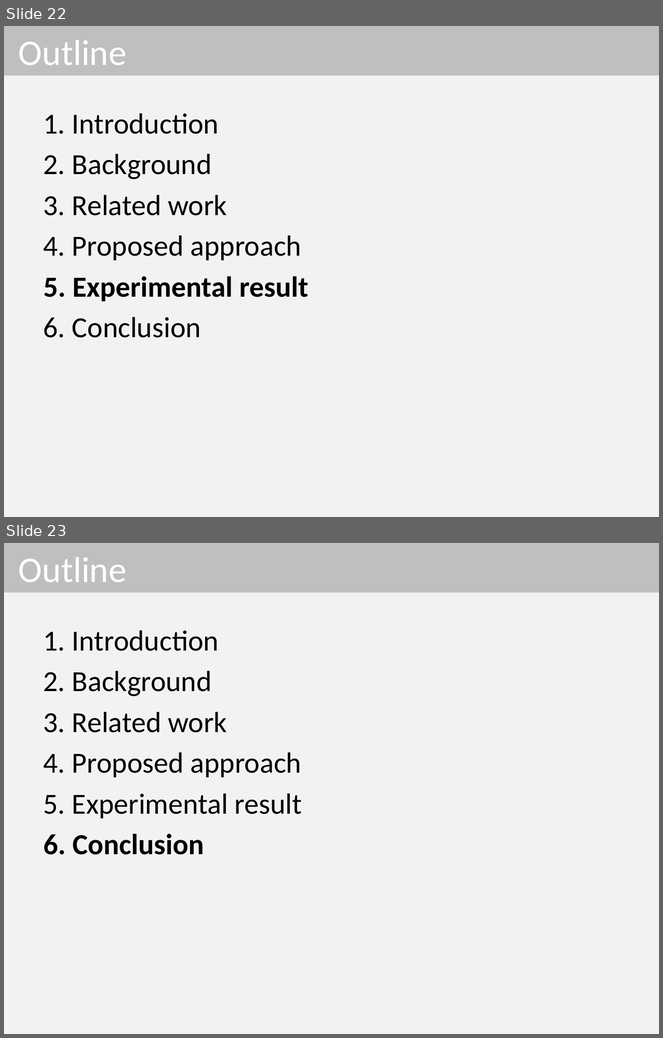
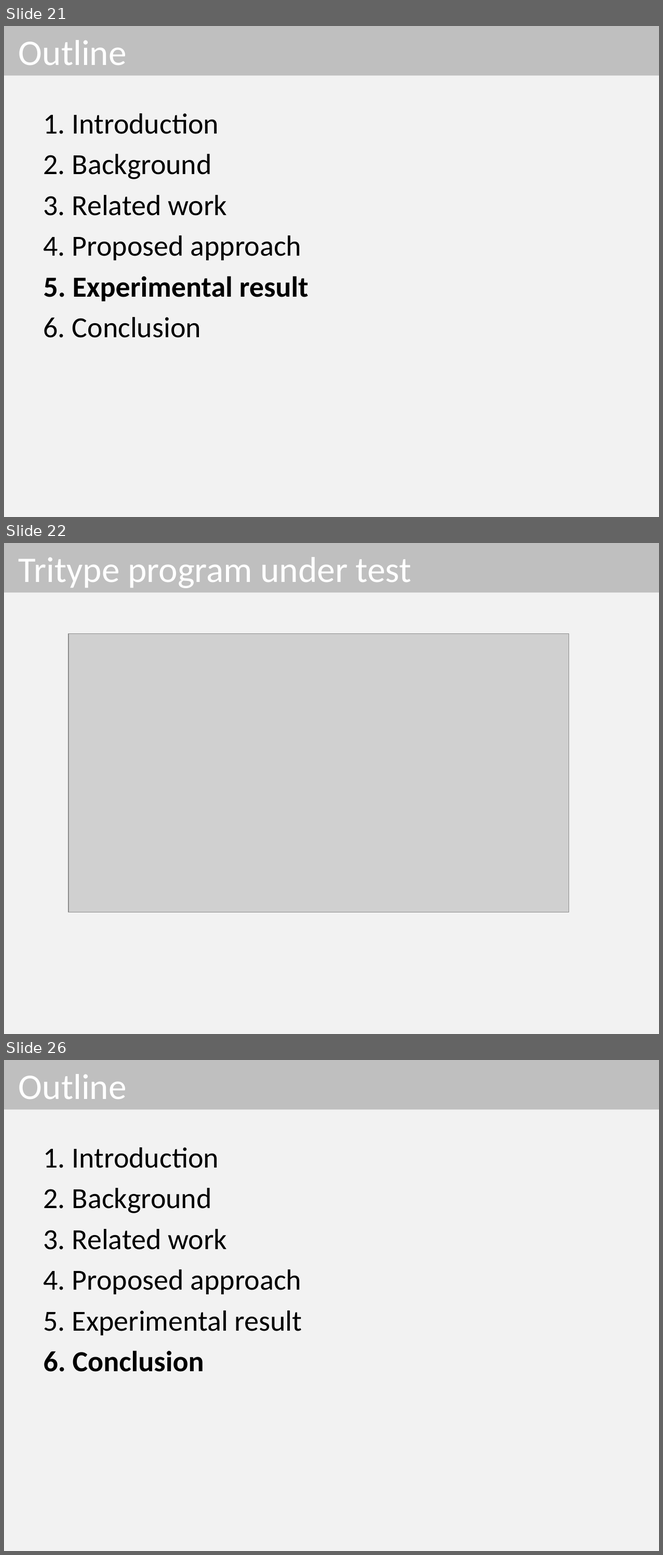
Before and after one commit to dinhngocthi/GAsource, a slide deck: CFT4CUnitSrc/src/report/ACOMP2016_Presentation.pptx. Shown one above the other, each under a label of ours: slides 22 and 23 before the commit, slides 21, 22 and 26 after it; the slides between them are not shown. The pictures are 663x1038 and 663x1555 pixels, drawn with LibreOffice and Linux fonts; fonts in the diff are those of the drawing; grey boxes stand for pictures. Boxes give left, top, right and bottom in pixels: in the first picture for what was removed or moved away, otherwise in the second. Text is boxed around its words. In the diff, an @@ line names an element or a change of style, - is before the commit and + after.

```diff
--- a/CFT4CUnitSrc/src/report/ACOMP2016_Presentation.pptx
+++ b/CFT4CUnitSrc/src/report/ACOMP2016_Presentation.pptx
@@ slide 22 added at [4, 543, 659, 1034], background #F2F2F2 @@
@@ title added at [4, 543, 659, 593], fill #BFBFBF, 39.6 pt, text #FFFFFF @@
+Tritype program under test
@@ picture added at [68, 634, 569, 913] @@
@@ what was slide 22 is now slide 21 @@
@@ what was slide 23 is now slide 26 @@
```
Also in this commit, not shown: 6 slides changed, 6 other slides added, 1 slide removed.
